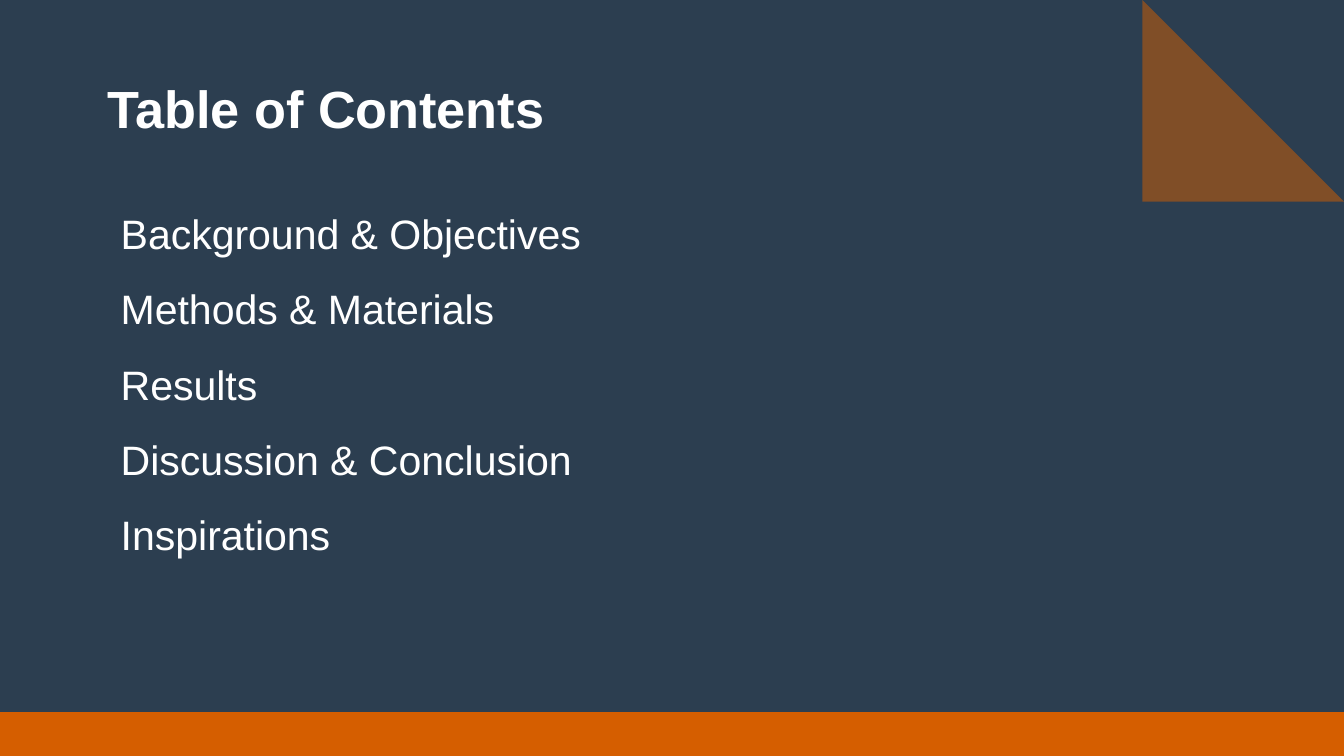
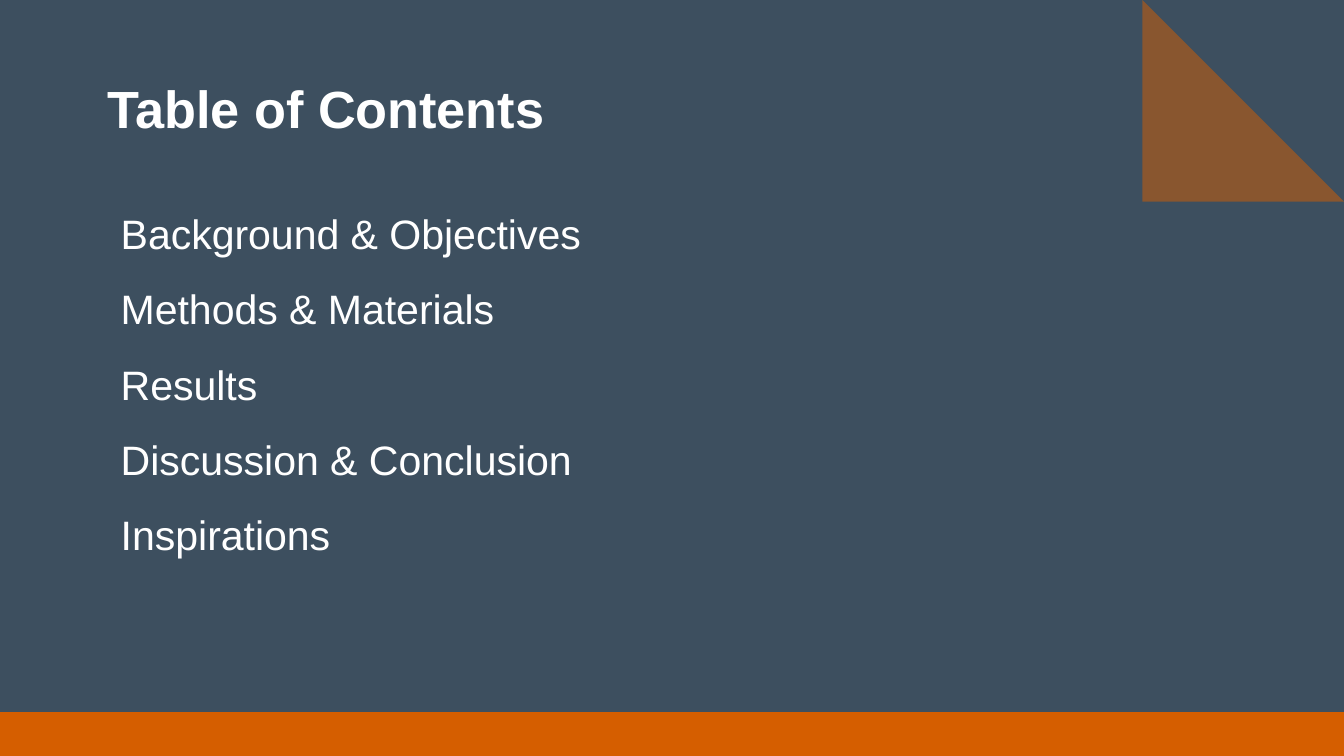
Before and after one commit to ablikimeli/paper2ppt-skill, a slide deck: slide 3 of templates/samples/template_slate.pptx. Drawn at 1344x756 pixels with LibreOffice and Linux fonts; fonts in the diff are those of the drawing. Boxes give left, top, right and bottom in pixels: in the first picture for what was removed or moved away, otherwise in the second. Text is boxed around its words. In the diff, an @@ line names an element or a change of style, - is before the commit and + after.

```diff
--- a/templates/samples/template_slate.pptx
+++ b/templates/samples/template_slate.pptx
@@ rectangle at (0,0,1344,755): fill #2C3E50 to #3D4F5F @@
```
Also in this commit, not shown: 2 other slides changed, 11 other files.
